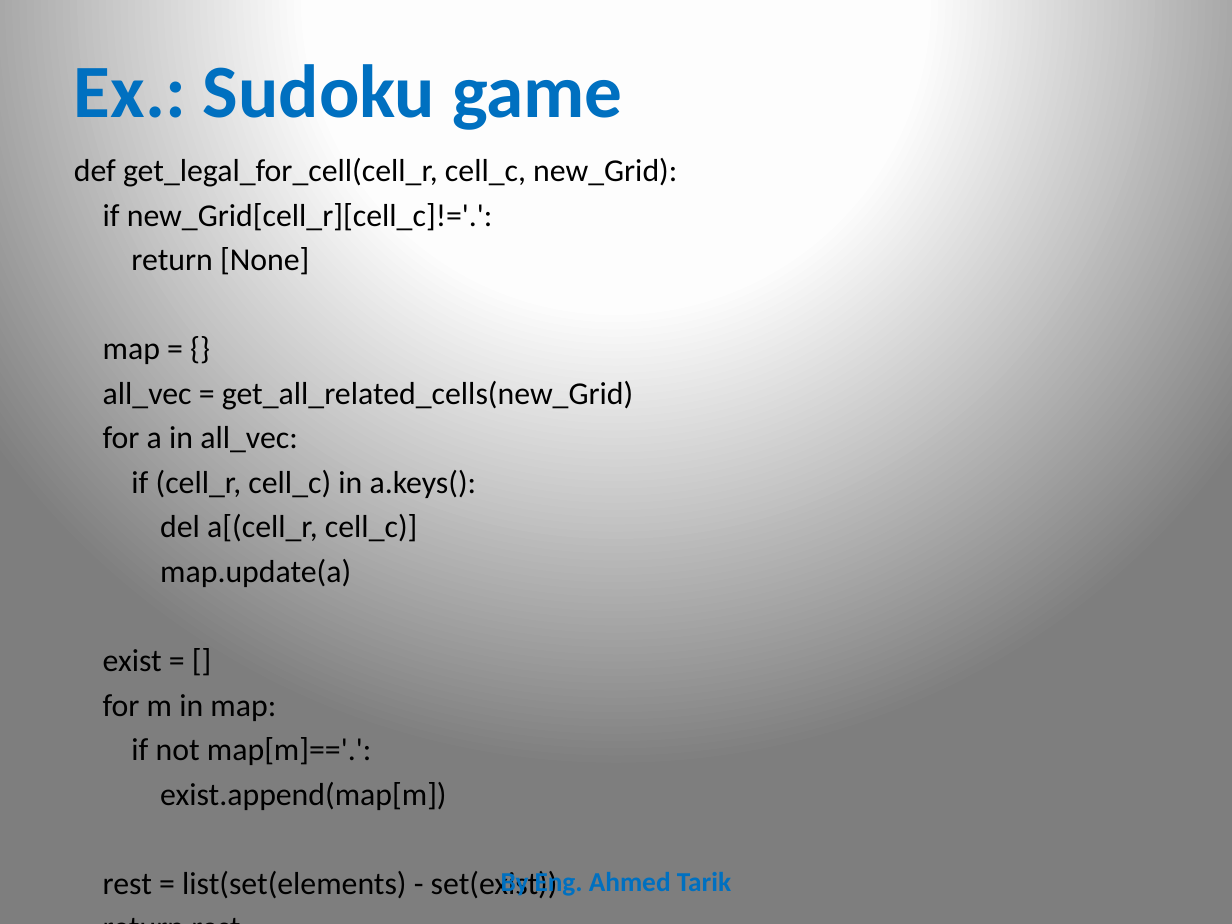
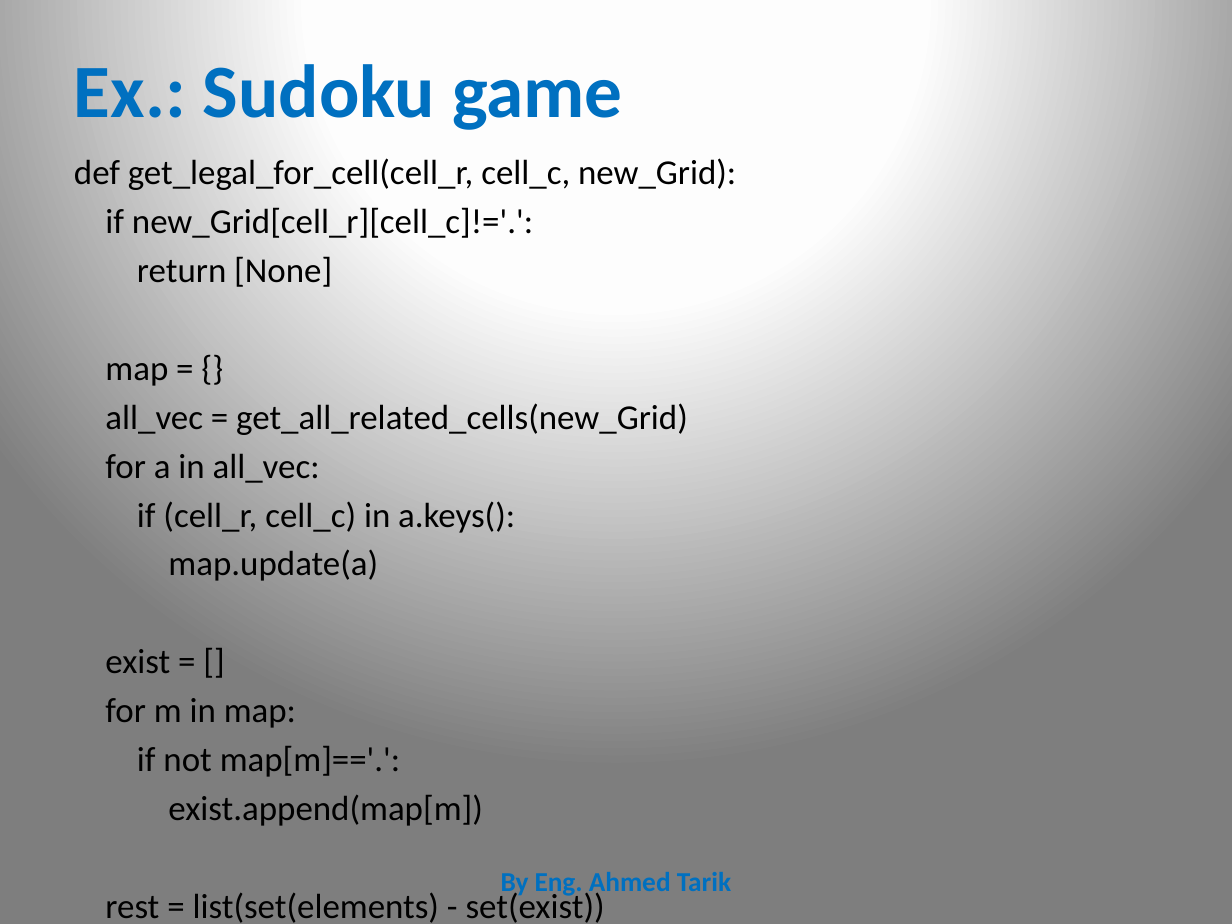
Before and after one commit to CharaD7/AI-class-1, a slide deck: slide 10 of sudoku.pptx. Drawn at 1232x924 pixels with LibreOffice and Linux fonts; fonts in the diff are those of the drawing. Boxes give left, top, right and bottom in pixels: in the first picture for what was removed or moved away, otherwise in the second. Text is boxed around its words. In the diff, an @@ line names an element or a change of style, - is before the commit and + after.

```diff
--- a/sudoku.pptx
+++ b/sudoku.pptx
@@ text "def get_legal_for_cell(cell_r, cell_c, new_Grid):" at (x1=74, y1=158, x2=736, y2=923): size 18.6 to 20.4 pt @@
@@ text at (x1=160, y1=514, x2=417, y2=542): paragraph removed @@
-del a[(cell_r, cell_c)]
```
Also in this commit, not shown: 1 other slide changed, 1 slide removed, 3 other files.
